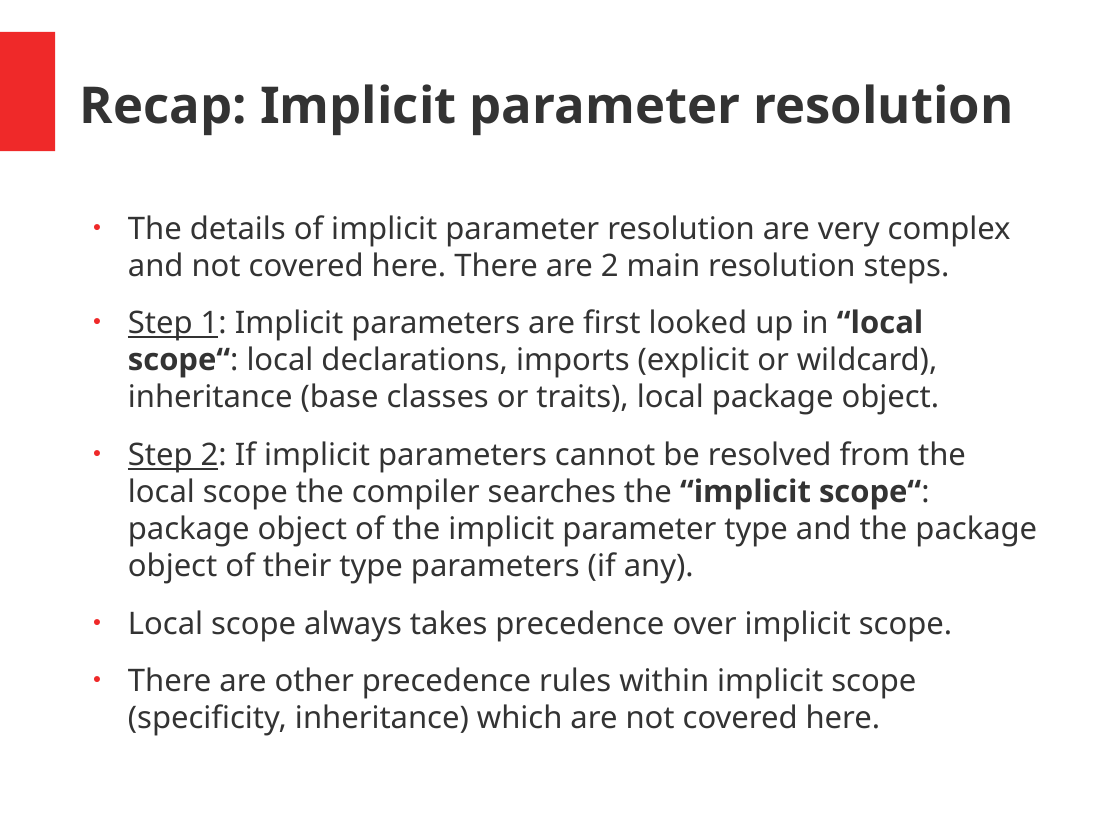
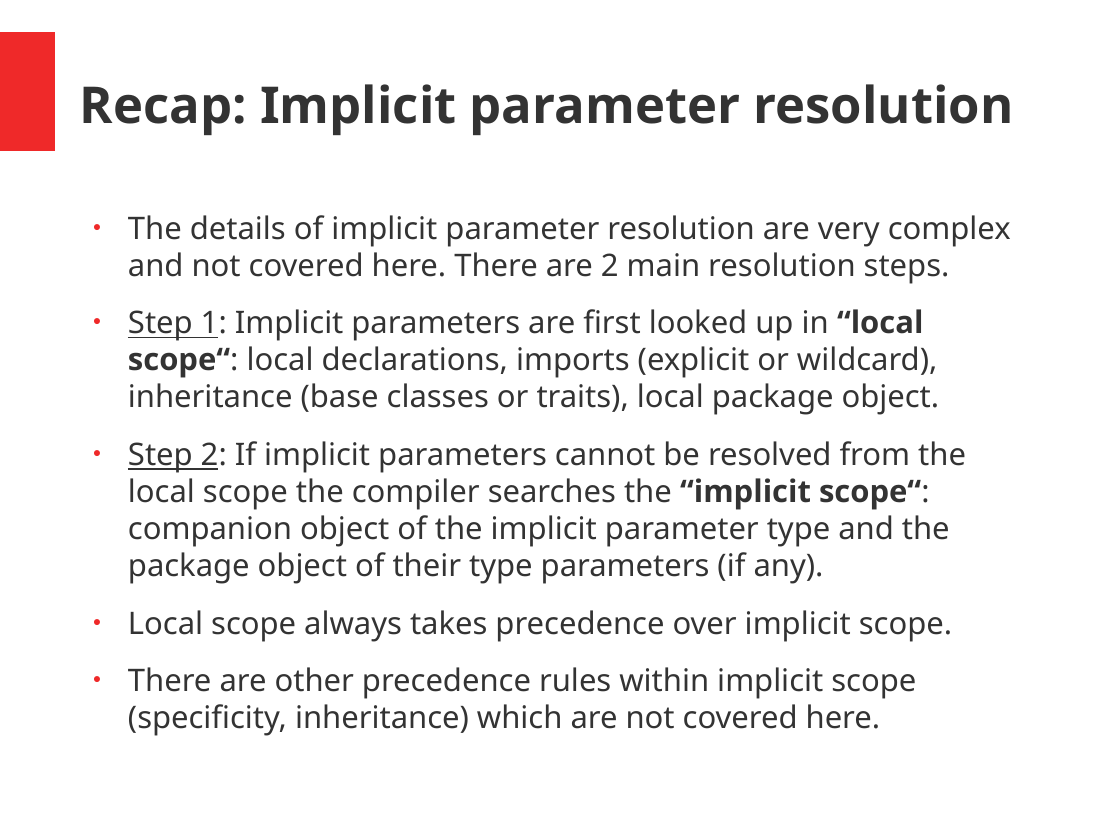
Before and after one commit to hermannhueck/typeclasses, a slide deck: slide 5 of Slides/TypeClasses.pptx. Drawn at 1120x840 pixels with LibreOffice and Linux fonts; fonts in the diff are those of the drawing. Boxes give left, top, right and bottom in pixels: in the first picture for what was removed or moved away, otherwise in the second. Text is boxed around its words. In the diff, an @@ line names an element or a change of style, - is before the commit and + after.

```diff
--- a/Slides/TypeClasses.pptx
+++ b/Slides/TypeClasses.pptx
@@ text at (x1=128, y1=215, x2=1011, y2=699): indent changed @@
@@ text at (x1=128, y1=441, x2=966, y2=584): text changed @@
-● Step 2: If implicit parameters cannot be resolved from the local scope the compiler searches the “implicit scope“: package object of the implicit parameter type and the package object of their type parameters (if any).
+● Step 2: If implicit parameters cannot be resolved from the local scope the compiler searches the “implicit scope“: companion object of the implicit parameter type and the package object of their type parameters (if any).
```
Also in this commit, not shown: 34 other slides changed, 1 slide added, 1 other file.
